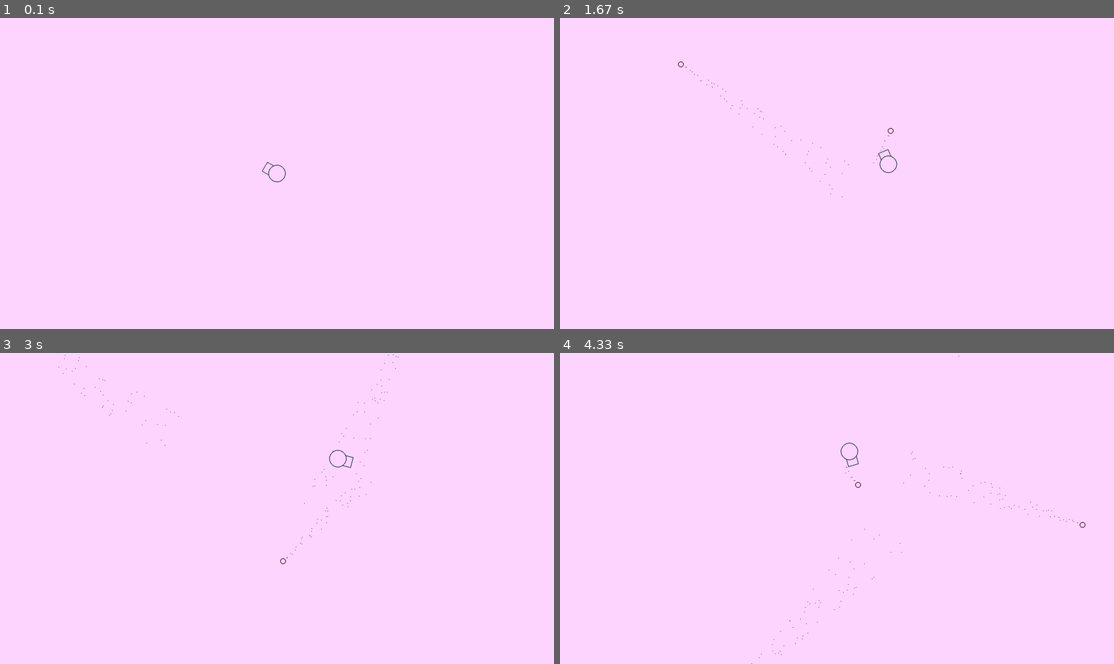
Above: before the commit, frames 1-4 (two rows, left to right).
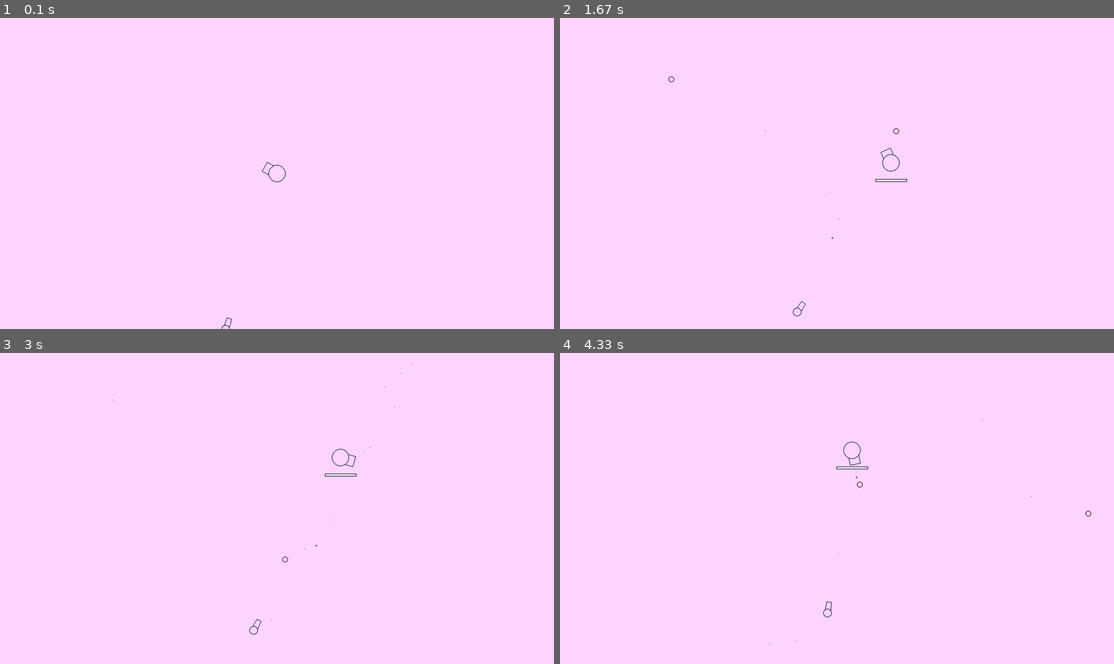
Above: after the commit, the same moments.

Repository: a96lex/pygame-tank-game
Game: pygame game, started from main.py
The game is run twice, just before and just after one commit, with the same random seed, the same clock (stepped at 60 frames per second) and the same inputs.
Inputs (mouse positions are in pixels of both pictures, inside the frame that each line leads up to):
- Up to frame 1 (0.1 s): no input
- Up to frame 2 (1.67 s): tap Space at 0.33, 1.07, 1.37, 1.57 s; tap W at 0.67 s; hold Right 1-1.47 s; move the mouse to (920, 64) at 1.03 s; hold Up from 1.5 s (still down); move the mouse to (848, 67) at 1.53 s
- Up to frame 3 (3 s): release Up at 1.8 s; hold Right 1.83-2.3 s; move the mouse to (282, 542) at 1.87 s; tap Space at 1.9, 2.2, 2.4, 2.7, 2.97 s; hold Left 2.33-2.87 s; move the mouse to (421, 558) at 2.37 s; hold Down from 2.9 s (still down); move the mouse to (421, 480) at 2.93 s
- Up to frame 4 (4.33 s): release Down at 3.2 s; hold Left 3.23-3.63 s; move the mouse to (1036, 483) at 3.27 s; tap Space at 3.3, 3.73, 4.13 s; hold Up 3.67-4.03 s; move the mouse to (1030, 570) at 3.7 s; hold Right from 4.07 s (still down); move the mouse to (859, 496) at 4.1 s

The runs differ from the first frame. In frame 1, less than 0.1% of the frame differs, in the area x 39-42%, y 96-100%; in frame 2, 0.2%; in frame 3, 0.3%; in frame 4, 0.3%, in the area x 34-96%, y 0-100%.

Commit message:
add enemies & level generation

Diff:
--- a/main.py
+++ b/main.py
@@ -1,8 +1,10 @@
+from random import random
 import pygame
 
 from game.bullet import Bullet
 from game.constants import Colors
-from game.helpers import check_quit_condition
+from game.helpers import check_quit_condition, cirlce_collision
+from game.levels import load_level
 from game.player import Player
 
 screen = pygame.display.set_mode((0, 0), pygame.FULLSCREEN)
@@ -10,6 +12,10 @@
 pygame.display.set_caption("Tank game")
 
 player = Player(screen)
+
+lvl = 0
+enemies = load_level(lvl, player)
+
 bullets = pygame.sprite.Group()
 particles = pygame.sprite.Group()
 
@@ -21,8 +27,8 @@
 
     if key[pygame.K_SPACE] or pygame.mouse.get_pressed()[0]:
         if player.shooting_reload == 0:
+            player.shoot()
             bullets.add(Bullet(player))
-            player.shooting_reload = player.BulletStats.cooldown
     if key[pygame.K_UP] or key[pygame.K_w]:
         player.update_speed(pygame.Vector2(0, -1))
     if key[pygame.K_LEFT] or key[pygame.K_a]:
@@ -44,8 +50,31 @@
         if bullet.lifespan == 0:
             bullets.remove(bullet)
         else:
-            particles.add([Bullet(bullet) for _ in range(2)])
+            if random() > 0.9:
+                particles.add(Bullet(bullet))
+
+        if bullet.from_player:
+            for enemy in enemies:
+                collided, direction = cirlce_collision(enemy, bullet)
+                if collided:
+                    enemy.take_damage(bullet.damage, direction)
+                    bullets.remove(bullet)
+        else:
+            collided, direction = cirlce_collision(player, bullet)
+            if collided:
+                player.take_damage(bullet.damage, direction)
+                bullets.remove(bullet)
+
+    for enemy in enemies:
+        enemy.update()
+        if enemy.shooting_reload == 0:
+            enemy.shoot()
+            bullets.add(Bullet(enemy))
 
     player.update()
 
+    if not enemies:
+        lvl += 1
+        enemies = load_level(lvl, player)
+
     pygame.display.update()
